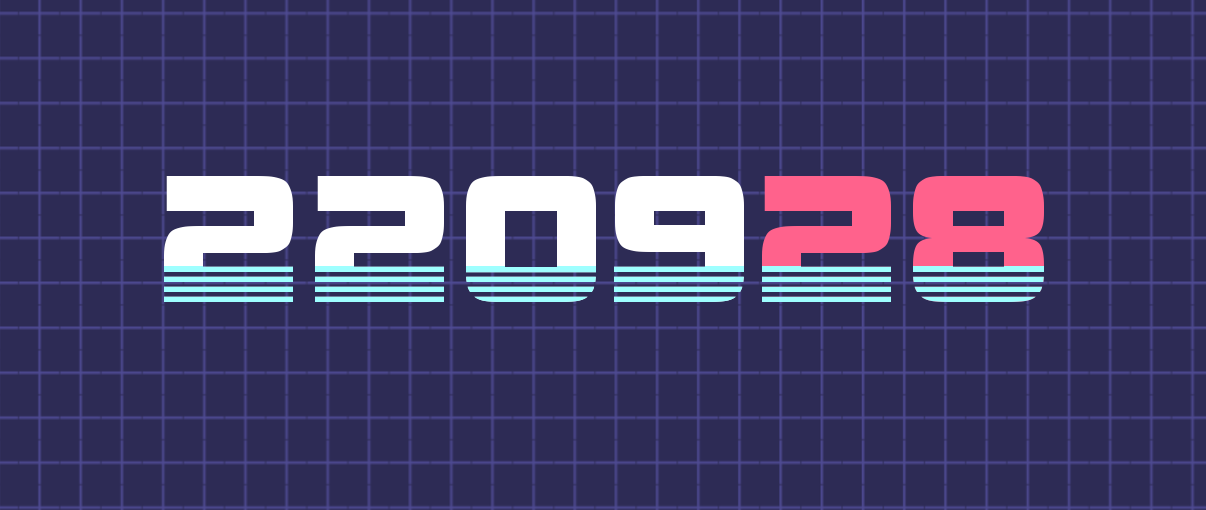
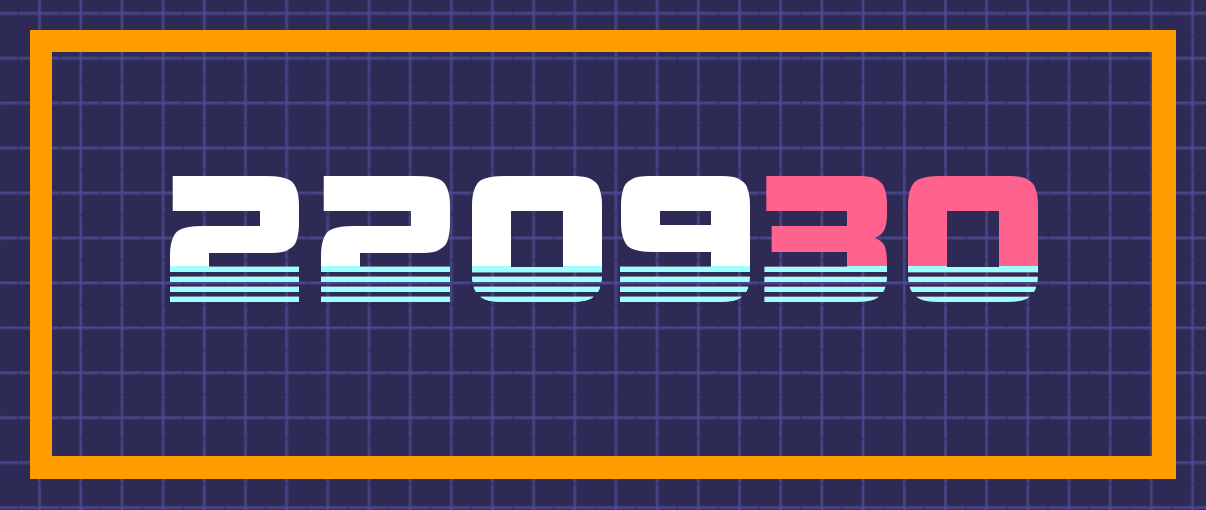
Layers edited between the first and the second 1206x510 image:
renamed "220928" to "220930", painted on it over [164, 266, 1044, 302]
renamed "220928 #1" to "220930 #1", painted on it over [164, 176, 1044, 302]
added layer "Layer" above "Pasted Layer" over [30, 30, 1176, 479]
